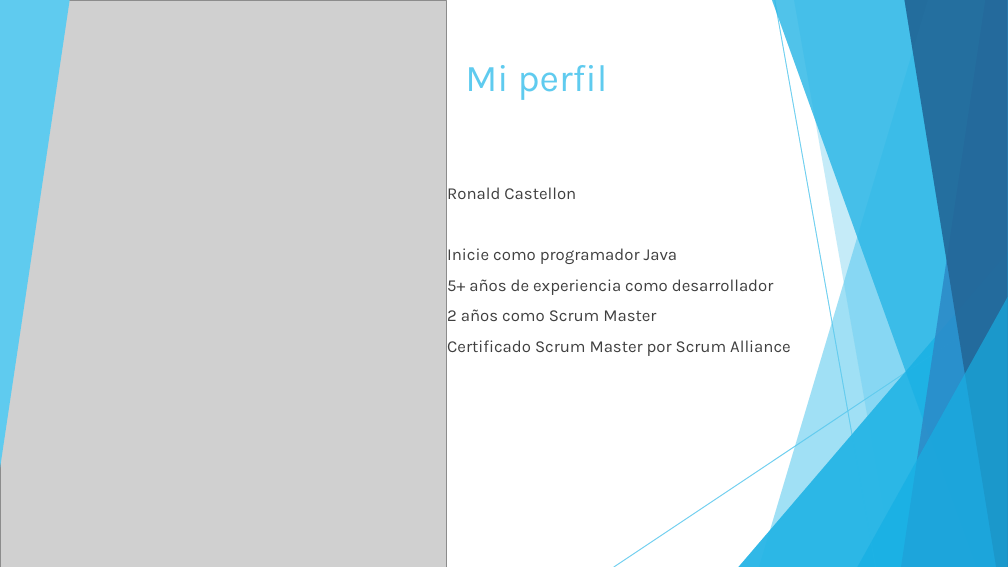
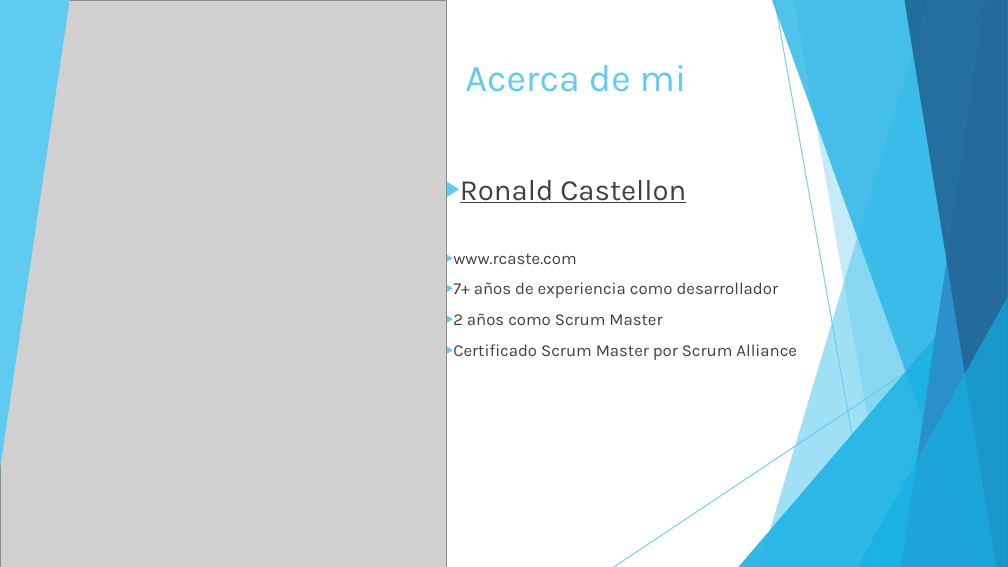
Before and after one commit to rcaste91/gitCurso, a slide deck: slide 3 of Git Fundamentos.pptx (slide 2 before the commit). Drawn at 1008x567 pixels with LibreOffice and Linux fonts; fonts in the diff are those of the drawing; grey boxes stand for pictures. Boxes give left, top, right and bottom in pixels: in the first picture for what was removed or moved away, otherwise in the second. Text is boxed around its words. In the diff, an @@ line names an element or a change of style, - is before the commit and + after.

```diff
--- a/Git Fundamentos.pptx
+++ b/Git Fundamentos.pptx
@@ title at [465, 65, 687, 92]: text changed @@
-Mi perfil
+Acerca de mi
@@ text "Ronald Castellon": place and size @@
-text "Ronald Castellon" at [447, 187, 791, 356]
+text "Ronald Castellon" at [453, 180, 797, 360]
@@ text at [460, 180, 686, 203]: size 16 to 28 pt, underline on in "Ronald Castellon" @@
@@ text at [453, 253, 778, 298]: text changed @@
-▶ Inicie como programador Java
-▶ 5+ años de experiencia como desarrollador
+▶ www.rcaste.com
+▶ 7+ años de experiencia como desarrollador
```
Also in this commit, not shown: 2 other slides changed, 1 other file.
